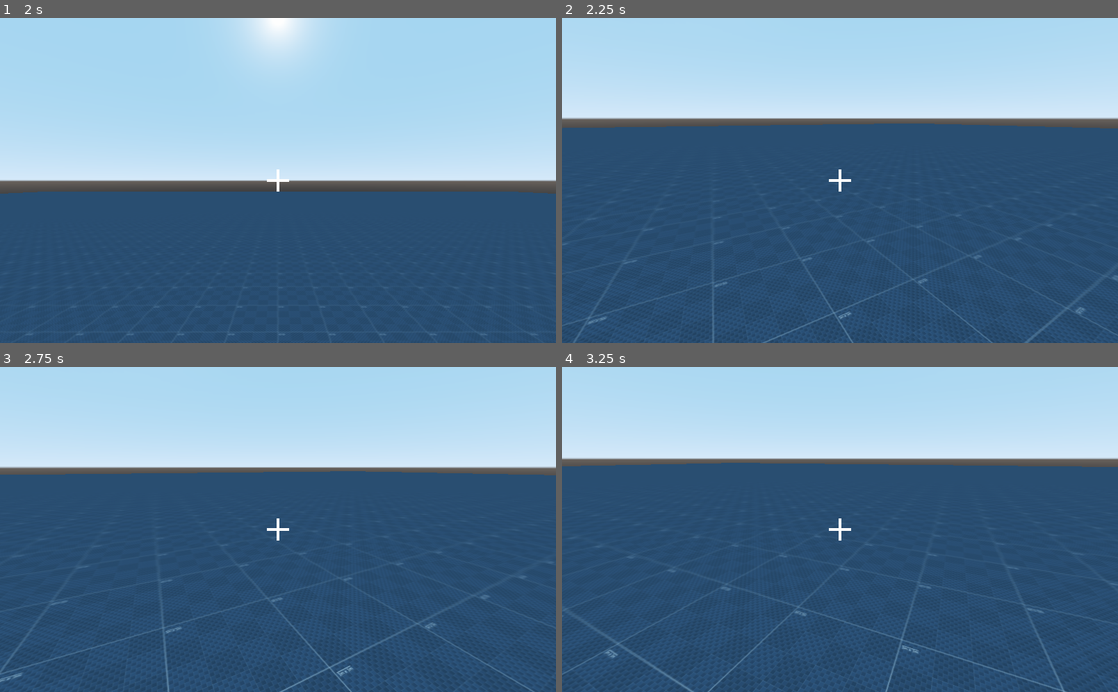
Above: before the commit, frames 1-4 (two rows, left to right).
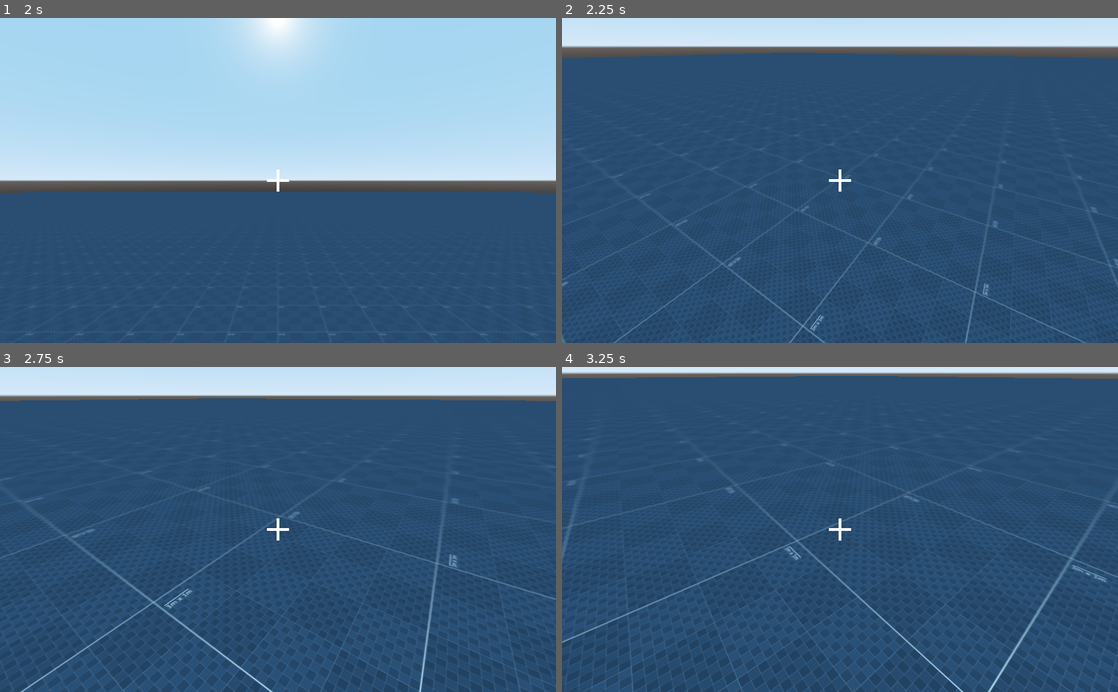
Above: after the commit, the same moments.

Repository: przemykomo/pekgame
Game: Godot game, scene res://scenes/MyScene.tscn
The game is run twice, just before and just after one commit, with the same random seed, the same clock (stepped at 60 frames per second) and the same inputs.
Inputs (mouse positions are in pixels of both pictures, inside the frame that each line leads up to):
- Up to frame 1 (2 s): click (278, 138) at 0.52 s; type "12" at 0.6 s; click "Host" at 1.25 s
- Up to frame 2 (2.25 s): move the mouse to (867, 180) at 2.02 s; hold W (up) from 2.03 s (still down); click (867, 180) at 2.1 s
- Up to frame 3 (2.75 s): keep holding W (up); tap Space (jump) at 2.27, 2.3, 2.57 s
- Up to frame 4 (3.25 s): keep holding W (up); move the mouse to (812, 529) at 2.77 s; tap Space (jump) at 2.85, 3.02 s; click (812, 529) at 3.05 s

Frame 1 is identical in both runs. In frame 2, 34% of the frame differs, in the area x 0-100%, y 0-100%; in frame 3, 34%; in frame 4, 32%.

Commit message:
Synchronize rigidbodies

Diff:
--- a/scenes/Player.tscn
+++ b/scenes/Player.tscn
@@ -23,7 +23,8 @@
 shape = SubResource( 1 )
 
 [node name="NetworkSyncTimer" type="Timer" parent="."]
-wait_time = 0.03
+wait_time = 0.05
+autostart = true
 
 [node name="MovementTween" type="Tween" parent="."]
 
--- a/scripts/ExplosionTimer.gd
+++ b/scripts/ExplosionTimer.gd
@@ -1,8 +1,13 @@
 extends Timer
 
 func _on_ExplosionTimer_timeout():
+	get_node("../CollisionShape").queue_free()
+	get_node("../MeshInstance").queue_free()
 	get_node("../Particles").emitting = true
 	for physicsBody in get_node("../ExplosionArea").get_overlapping_bodies():
 		if physicsBody != get_parent() && physicsBody is RigidBody:
 			var distance = physicsBody.global_transform.origin + Vector3(0, 0.5, 0) - get_parent().global_transform.origin
 			physicsBody.apply_central_impulse(distance.normalized() * (1 - distance.length() / 7) * 50)
+
+	yield(get_tree().create_timer(1), "timeout")
+	get_parent().queue_free()
--- a/scripts/PlayerNew.gd
+++ b/scripts/PlayerNew.gd
@@ -2,7 +2,7 @@
 
 export var jump_velocity = 5
 export var acceleration = 5
-var accel_multiplier = 1.0
+export var accel_multiplier = 1.0
 export var speed = 25
 export var max_speed = 10
 export (float, 0.01,1.0) var stop_speed = 0.1
@@ -13,9 +13,10 @@
 onready var eyes = $Body/Camera
 onready var body = $Body
 onready var feet = $Feet
-export var view_sensitivity = 30.0
-var is_on_floor = false
-var move_input
+export var view_sensitivity = 60.0
+export var is_on_floor = false
+var old_move_input = Vector2.ZERO
+export var move_input = Vector2.ZERO
 
 func _ready():
 	if is_network_master():
@@ -24,48 +25,59 @@
 		Input.set_mouse_mode(Input.MOUSE_MODE_CAPTURED)
 
 func _physics_process(delta):
+	if feet.is_colliding():
+		is_on_floor = true
+	#	friction = 1.0
+		accel_multiplier = 1.0
+
 	if is_network_master():
 		#reset friction to zero to avoid sticking to walk when velocity is applied
 	#	if friction >= 0: friction = 0
-		is_on_floor = false
+
+		#is_on_floor = false
+
+		old_move_input = move_input
 		move_input = Vector2.ZERO
-		var dir = Vector3()
 		#movement input
 		move_input = Input.get_vector("left","right","down","up")
-		dir += move_input.x*body.global_transform.basis.x;
-		dir -= move_input.y*body.global_transform.basis.z;
-		velocity = lerp(velocity,dir*speed,acceleration*accel_multiplier*delta)
-		add_central_force(velocity)
-		if feet.is_colliding():
-			is_on_floor = true
-	#		friction = 1.0
-			accel_multiplier = 1.0
-		if Input.is_action_just_pressed("jump") and is_on_floor:
-			accel_multiplier = 0.1
-			is_on_floor = false
-			apply_central_impulse(Vector3.UP * jump_velocity)
-		#view and rotation
-		eyes.rotation_degrees.x -= mouse_input.y * view_sensitivity * delta;
-		eyes.rotation_degrees.x = clamp(eyes.rotation_degrees.x,-80,80)
-		body.rotation_degrees.y -= mouse_input.x * view_sensitivity * delta;
-		mouse_input = Vector2.ZERO
+		if old_move_input != move_input:
+			rpc('update_input', move_input)
 
+		if mouse_input.length() > 0:
+			eyes.rotation_degrees.x -= mouse_input.y * view_sensitivity * delta;
+			eyes.rotation_degrees.x = clamp(eyes.rotation_degrees.x,-80,80)
+			body.rotation_degrees.y -= mouse_input.x * view_sensitivity * delta;
+			mouse_input = Vector2.ZERO
+			rpc('update_rotation', eyes.rotation_degrees.x, body.rotation_degrees.y)
+
+			# TODO: send rotation
 		if Input.is_action_just_pressed("throw"):
 			rpc("spawn_grenade", get_tree().get_network_unique_id())
 
+		if Input.is_action_just_pressed("jump"): # and is_on_floor:
+			accel_multiplier = 0.1
+			#apply_central_impulse(Vector3.UP * jump_velocity)
+			rpc('jump')
+
+	var dir = Vector3()
+	dir += move_input.x*body.global_transform.basis.x;
+	dir -= move_input.y*body.global_transform.basis.z;
+	velocity = lerp(velocity,dir*speed,acceleration*accel_multiplier*delta)
+	add_central_force(velocity)
+
 func _integrate_forces(state):
-	if is_network_master():
+	#if is_network_master():
 		#limit max speed
-		if state.linear_velocity.length()>max_speed:
-			state.linear_velocity=state.linear_velocity.normalized()*max_speed
+	if state.linear_velocity.length()>max_speed:
+		state.linear_velocity=state.linear_velocity.normalized()*max_speed
 		#artificial stopping movement i.e not using physics
-		if move_input.length() < 0.2:
-			state.linear_velocity.x = lerp(state.linear_velocity.x,0,stop_speed)
-			state.linear_velocity.z = lerp(state.linear_velocity.z,0,stop_speed)
+	if move_input.length() < 0.2:
+		state.linear_velocity.x = lerp(state.linear_velocity.x,0,stop_speed)
+		state.linear_velocity.z = lerp(state.linear_velocity.z,0,stop_speed)
 		#push against floor to avoid sliding on "unreasonable" slopes
-		if state.get_contact_count() > 0 and move_input.length()< 0.2:
-			if is_on_floor and state.get_contact_local_normal(0).y < 0.9:
-				add_central_force(-state.get_contact_local_normal(0)*10)
+	if state.get_contact_count() > 0 and move_input.length()< 0.2:
+		if is_on_floor and state.get_contact_local_normal(0).y < 0.9:
+			add_central_force(-state.get_contact_local_normal(0)*10)
 
 #mouse input
 func _input(event):
@@ -73,21 +85,109 @@
 		mouse_input = event.relative;
 
 sync func spawn_grenade(id):
+	var scene = get_tree().get_current_scene()
+	if not scene.has_node(str(id)):
+		return
+
+	var thrower_eyes = scene.get_node(str(id)).get_node('Body/Camera')
 	var grenade_instance = preload("res://scenes/Grenade.tscn").instance()
 	grenade_instance.name = "Grenade" + str(Network.object_name_index)
+
 	Network.object_name_index += 1
 	get_tree().get_current_scene().add_child(grenade_instance)
-	grenade_instance.global_transform.origin = eyes.global_transform.origin
-	grenade_instance.linear_velocity = -eyes.global_transform.basis.z * 10
+	grenade_instance.global_transform.origin = thrower_eyes.global_transform.origin
+	grenade_instance.linear_velocity = -thrower_eyes.global_transform.basis.z * 10
 
-puppet func sync_body(position, velocity, rotation):
-	global_transform.origin = position
-	linear_velocity = velocity
-	eyes.rotation_degrees.x = rotation.x
-	body.rotation_degrees.y = rotation.y
+master func jump():
+	var id = get_tree().get_rpc_sender_id()
+	var scene = get_tree().get_current_scene()
+	var player = scene.get_node(str(id))
+
+	if player.feet.is_colliding():
+		player.accel_multiplier = 0.1
+		player.is_on_floor = false
+		player.apply_central_impulse(Vector3.UP * jump_velocity)
+		rpc('jumped', id)
+
+puppet func jumped(id):
+	var scene = get_tree().get_current_scene()
+	var player = scene.get_node(str(id))
+
+	if player.feet.is_colliding():
+		player.accel_multiplier = 0.1
+		player.is_on_floor = false
+		player.apply_central_impulse(Vector3.UP * jump_velocity)
+
+#master func send_pos(position, velocity, rotation):
+#	var id = get_tree().get_rpc_sender_id()
+#	var scene = get_tree().get_current_scene()
+#	var player = scene.get_node(str(id))
+#
+#	player.global_transform.origin = position
+#	player.linear_velocity = velocity
+#	player.get_node("Body/Camera").rotation_degrees.x = rotation.x
+#	player.get_node("Body").rotation_degrees.y = rotation.y
+#
+#	rpc_unreliable("sync_body", id, position, velocity, rotation)
+
+master func update_rotation(x, y):
+	var id = get_tree().get_rpc_sender_id()
+	var scene = get_tree().get_current_scene()
+	var player = scene.get_node(str(id))
+
+	player.get_node('Body/Camera').rotation_degrees.x = x
+	player.get_node('Body').rotation_degrees.y = y
+	rpc_unreliable('sync_rotation', id, x, y)
+
+
+master func update_input(move_input):
+	var id = get_tree().get_rpc_sender_id()
+	var scene = get_tree().get_current_scene()
+	var player = scene.get_node(str(id))
+
+	player.move_input = move_input
+	rpc_unreliable("sync_input", id, move_input)
+
+puppet func sync_rotation(id, x, y):
+	var scene = get_tree().get_current_scene()
+	var player = scene.get_node(str(id))
+
+	player.get_node('Body/Camera').rotation_degrees.x = x
+	player.get_node('Body').rotation_degrees.y = y
+
+puppet func sync_input(id, move_input):
+	if is_network_master():
+		return
+
+	var scene = get_tree().get_current_scene()
+	var player = scene.get_node(str(id))
+
+	player.move_input = move_input
+
+remote func sync_body(id, position, velocity, rotation):
+	var scene = get_tree().get_current_scene()
+	var player = scene.get_node(str(id))
+	var body = player.get_node("Body")
+	var eyes = body.get_node('Camera')
+
+	var difference = position - player.global_transform.origin
+	if difference.length() > 0.5:
+		player.global_transform.origin = position
+
+	difference = player.linear_velocity - velocity
+	if difference.length() > 0:
+		player.linear_velocity = velocity
+
+	if abs(eyes.rotation_degrees.x - rotation.x) > 10:
+		eyes.rotation_degrees.x = rotation.x
+
+	if abs(body.rotation_degrees.y - rotation.y) > 10:
+		body.rotation_degrees.y = rotation.y
 
 func _on_NetworkSyncTimer_timeout():
-	if is_network_master():
-		rpc_unreliable("sync_body", global_transform.origin, linear_velocity, Vector2(eyes.rotation_degrees.x, body.rotation_degrees.y))
+	if get_tree().is_network_server():
+		rpc_unreliable('sync_body', get_network_master(), global_transform.origin, linear_velocity, Vector2(eyes.rotation_degrees.x, body.rotation_degrees.y))
+	#if is_network_master():
+	#	rpc_unreliable("send_pos", global_transform.origin, linear_velocity, Vector2(eyes.rotation_degrees.x, body.rotation_degrees.y))
 	else:
 		$NetworkSyncTimer.stop()
